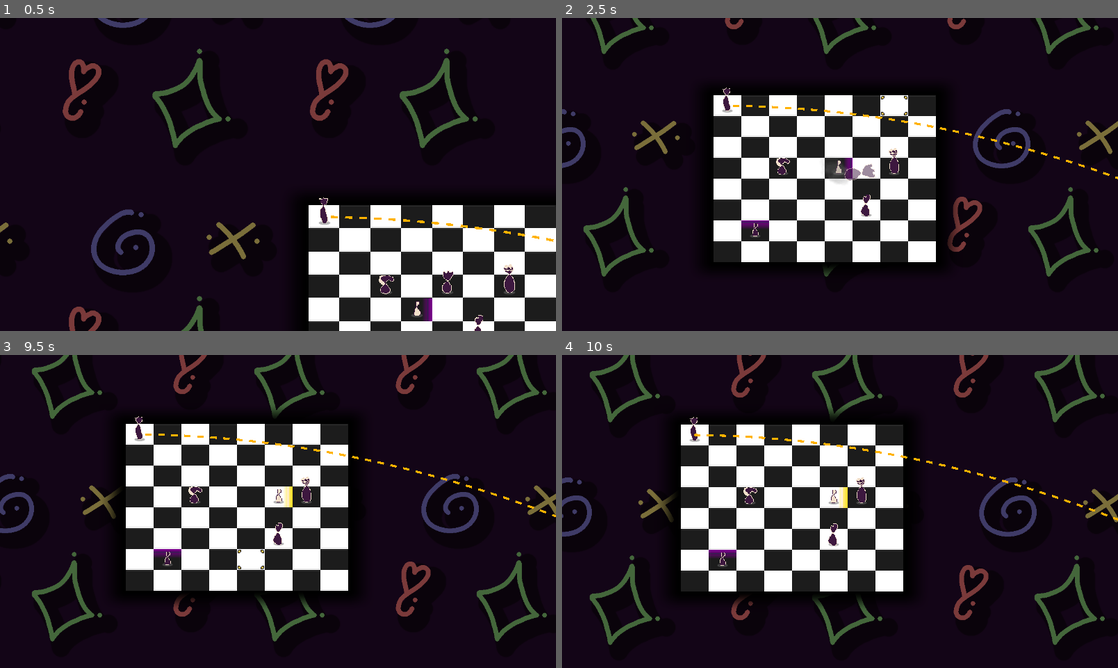
Above: before the commit, frames 1-4 (two rows, left to right).
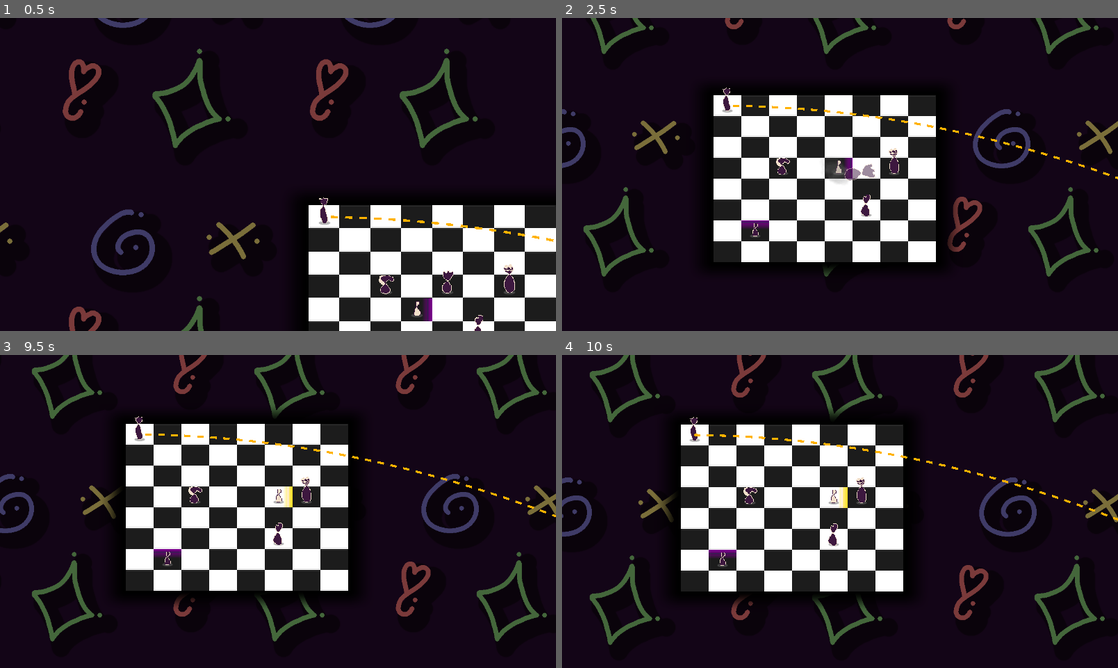
Above: after the commit, the same moments.

Repository: IAmNotIsaac/gwj-73
Game: Godot game, scene res://scenes/world.tscn
The game is run twice, just before and just after one commit, with the same random seed, the same clock (stepped at 60 frames per second) and the same inputs.
Inputs (mouse positions are in pixels of both pictures, inside the frame that each line leads up to):
- Up to frame 1 (0.5 s): no input
- Up to frame 2 (2.5 s): tap Enter (ui_accept) at 0.5, 0.77, 1.52 s; move the mouse to (873, 205) at 0.52 s; hold D (move_right) 0.53-1.28 s; click (873, 205) at 0.67 s; move the mouse to (728, 190) at 1.27 s; hold S (move_down) 1.28-2.03 s; click (728, 190) at 1.42 s; move the mouse to (895, 105) at 2.02 s; hold D (move_right) from 2.03 s (still down); click (895, 105) at 2.17 s
- Up to frame 3 (9.5 s): move the mouse to (250, 574) at 2.77 s; release D (move_right) at 2.78 s; hold W (move_up) 2.78-3.53 s; click (250, 574) at 2.92 s; tap Enter (ui_accept) at 3.02, 3.77, 4.52, 6.02, 6.77, 7.52, 9.02 s; move the mouse to (444, 558) at 3.52 s; hold A (move_left) 3.53-5.03 s; click (444, 558) at 3.67 s; move the mouse to (111, 464) at 4.27 s; click (111, 464) at 4.42 s; move the mouse to (305, 511) at 5.02 s; hold S (move_down) 5.03-5.78 s; click (305, 511) at 5.17 s; move the mouse to (194, 433) at 5.77 s; hold D (move_right) 5.78-6.53 s; click (194, 433) at 5.92 s; move the mouse to (400, 495) at 6.52 s; hold W (move_up) 6.53-7.28 s; click (400, 495) at 6.67 s; move the mouse to (166, 527) at 7.27 s; hold D (move_right) 7.28-8.03 s; click (166, 527) at 7.42 s; move the mouse to (333, 442) at 8.02 s; hold S (move_down) 8.03-8.78 s; click (333, 442) at 8.17 s; move the mouse to (250, 574) at 8.77 s; hold A (move_left) from 8.78 s (still down); click (250, 574) at 8.92 s
- Up to frame 4 (10 s): move the mouse to (1006, 558) at 9.52 s; release A (move_left) at 9.53 s; hold W (move_up) from 9.53 s (still down); click (1006, 558) at 9.67 s; tap Enter (ui_accept) at 9.77 s

Frame 1 is identical in both runs. In frame 2, less than 0.1% of the frame differs, in the area x 57-63%, y 24-32%; in frame 3, less than 0.1%; in frame 4, nothing differs.

Commit message:
move selection hint to player controller, hide it when it's not the player's turn, and make camera controller automatically handled by world

Diff:
--- a/scenes/world.gd
+++ b/scenes/world.gd
@@ -4,6 +4,7 @@
 
 var _boards: Array[Board] = []
 var _controllers: Array[Controller] = []
+var _camera_controller: CameraController
 
 
 func register_board(board: Board) -> void:
@@ -20,9 +21,19 @@
 	_controllers.push_back(controller)
 
 
+func register_camera_controller(controller: CameraController) -> void:
+	if _camera_controller != null:
+		printerr("Overwriting previously registered camera controller (%s)" % controller)
+	_camera_controller = controller
+
+
 func get_boards() -> Array[Board]:
 	return _boards
 
 
 func get_controllers() -> Array[Controller]:
 	return _controllers
+
+
+func get_camera_controller() -> CameraController:
+	return _camera_controller
--- a/scenes/world.tscn
+++ b/scenes/world.tscn
@@ -20,13 +20,11 @@
 script = ExtResource("4_hgjjn")
 camera = NodePath("../Camera2D")
 
-[node name="PlayerController" type="Node" parent="." node_paths=PackedStringArray("camera_controller")]
+[node name="PlayerController" type="Node" parent="."]
 script = ExtResource("4_p526j")
-camera_controller = NodePath("../CameraController")
 
-[node name="AIController" type="Node" parent="." node_paths=PackedStringArray("camera_controller")]
+[node name="AIController" type="Node" parent="."]
 script = ExtResource("5_pufvl")
-camera_controller = NodePath("../CameraController")
 
 [node name="Camera2D" type="Camera2D" parent="."]
 position_smoothing_enabled = true
--- a/src/ai_controller.gd
+++ b/src/ai_controller.gd
@@ -5,18 +5,18 @@
 const _TIME_COMPREHENSION := 1.0
 const _ZOOM := 0.9
 
-@export var camera_controller: CameraController
-
 var _world: World
+var _camera_controller: CameraController
 
 
 func _ready() -> void:
-	if camera_controller == null:
-		printerr("(%s) was not assigned a camera controller!" % self)
 
 	if get_parent() is World:
 		_world = get_parent()
+		_camera_controller = get_parent().get_camera_controller()
 
+	if _camera_controller == null:
+		printerr("(%s) was not assigned a camera controller!" % self)
 
 func _turn_begun() -> void:
 	for board in _world.get_boards():
@@ -32,8 +32,8 @@
 			continue
 
 		for my_piece: Piece in my_pieces:
-			camera_controller.follow(my_piece)
-			camera_controller.set_zoom(_ZOOM)
+			_camera_controller.follow(my_piece)
+			_camera_controller.set_zoom(_ZOOM)
 			await get_tree().create_timer(_TIME_COMPREHENSION).timeout
 
 			# If can strike, do so
@@ -70,8 +70,8 @@
 
 			await get_tree().create_timer(_TIME_COMPREHENSION).timeout
 
-	camera_controller.reset_zoom()
-	camera_controller.stop_follow()
+	_camera_controller.reset_zoom()
+	_camera_controller.stop_follow()
 	turn_passed.emit()
 
 
--- a/src/board.gd
+++ b/src/board.gd
@@ -3,6 +3,9 @@
 extends Node2D
 
 
+signal mouse_entered
+signal mouse_exited
+signal mouse_moved(grid_position: Vector2i)
 signal tile_clicked(button_index: MouseButton, grid_position: Vector2i)
 signal state_changed
 
@@ -14,7 +17,6 @@
 const _BOARD_SHADER := preload("res://shaders/repeat.gdshader")
 const _GRADIENT_SHADER := preload("res://shaders/rect_edge_distance_alpha_gradient.gdshader")
 const _PINCH_SHADER := preload("res://shaders/pinch.gdshader")
-const _SELECTION_HINT := preload("res://scenes/instantiables/selection_hint.tscn")
 const _TIME_COMPREHENSION := 1.0
 
 @export var size := Vector2i(8, 8):
@@ -29,7 +31,6 @@
 var _gradient := ColorRect.new()
 var _click_area := ClickArea.new()
 var _click_area_shape := CollisionShape2D.new()
-var _selection_hint := _SELECTION_HINT.instantiate()
 var _interfaces: Array[Node]
 var _team_count := { Piece.Team.WHITE: 0, Piece.Team.BLACK: 0 }
 
@@ -50,13 +51,11 @@
 	_gradient.show_behind_parent = true
 
 	_click_area.clicked.connect(_on_clicked)
-	_click_area.mouse_entered.connect(_selection_hint.show)
-	_click_area.mouse_exited.connect(_selection_hint.hide)
+	_click_area.mouse_entered.connect(mouse_entered.emit)
+	_click_area.mouse_exited.connect(mouse_exited.emit)
 	_click_area.mouse_moved.connect(_on_mouse_moved)
 
 	_click_area_shape.shape = RectangleShape2D.new()
-
-	_selection_hint.hide()
 
 	_update_size()
 
@@ -76,9 +75,6 @@
 
 	if _click_area_shape.get_parent() == null:
 		_click_area.add_child(_click_area_shape, false, Node.INTERNAL_MODE_BACK)
-
-	if _selection_hint.get_parent() == null:
-		add_child(_selection_hint, false, Node.INTERNAL_MODE_BACK)
 
 	if get_parent() is World:
 		get_parent().register_board(self)
@@ -112,7 +108,7 @@
 func _on_mouse_moved(mouse_position: Vector2) -> void:
 	var p := get_global_mouse_position() - position
 	var g := Vector2i(p / Vector2(TILE_WIDTH, TILE_HEIGHT))
-	_selection_hint.position = position + Vector2(g * Vector2i(TILE_WIDTH, TILE_HEIGHT))
+	mouse_moved.emit(g)
 
 
 func reload_board_state() -> void:
--- a/src/camera_controller.gd
+++ b/src/camera_controller.gd
@@ -11,6 +11,11 @@
 var _camera_zoom := 1.0
 var _camera_free := true
 var _follow_node: Node
+
+
+func _enter_tree() -> void:
+	if get_parent() is World:
+		get_parent().register_camera_controller(self)
 
 
 func _ready() -> void:
--- a/src/player_controller.gd
+++ b/src/player_controller.gd
@@ -6,37 +6,72 @@
 const _ICON_MOVE_INTERFACE := preload("res://assets/textures/icon_move_interface.svg")
 const _ICON_STRIKE_INTERFACE := preload("res://assets/textures/icon_strike_interface.svg")
 const _ICON_POSSESS := preload("res://assets/textures/icon_possess.svg")
+const _SELECTION_HINT := preload("res://scenes/instantiables/selection_hint.tscn")
 const _ZOOM_DEFAULT := 1.0
 const _ZOOM_SELECTED := 1.1
 const _TIME_COMPREHENSION := 1.0
-
-@export var camera_controller: CameraController
+const _REASON_HOVER_BOARD := 1
+const _REASON_MY_TURN := 1000
+
 @export var moves_per_turn := 1
 
+var _camera_controller: CameraController
 var _handled_pieces: Array[Piece] = []
 var _click_func = _handle_click_root
 var _remaining_moves := 0
+var _selection_hint := _SELECTION_HINT.instantiate()
+var _reason_show_selection_hint = -_REASON_MY_TURN:
+	set(v):
+		_reason_show_selection_hint = v
+		_selection_hint.visible = _reason_show_selection_hint > 0
+
+
+func _init() -> void:
+	_selection_hint.visible = _reason_show_selection_hint > 0
+
+
+func _enter_tree() -> void:
+	super()
+	add_child(_selection_hint, false, Node.INTERNAL_MODE_BACK)
 
 
 func _ready() -> void:
-	if camera_controller == null:
+	if get_parent() is World:
+		_camera_controller = get_parent().get_camera_controller()
+		for board in get_parent().get_boards():
+			board.mouse_entered.connect(_on_mouse_entered.bind(board))
+			board.mouse_exited.connect(_on_mouse_exited.bind(board))
+			board.mouse_moved.connect(_on_mouse_moved.bind(board))
+			board.tile_clicked.connect(_on_tile_clicked.bind(board))
+
+	if _camera_controller == null:
 		printerr("(%s) was not assigned a camera controller!" % self)
-
-	if get_parent() is World:
-		for board in get_parent().get_boards():
-			board.tile_clicked.connect(_on_tile_clicked.bind(board))
 
 
 func _turn_begun() -> void:
 	_remaining_moves = moves_per_turn
+	_reason_show_selection_hint += _REASON_MY_TURN
 
 
 func _turn_ended() -> void:
 	_remaining_moves = 0
+	_reason_show_selection_hint -= _REASON_MY_TURN
 
 
 func _get_team() -> Piece.Team:
 	return Piece.Team.BLACK
+
+
+func _on_mouse_entered(board: Board) -> void:
+	_reason_show_selection_hint += _REASON_HOVER_BOARD
+
+
+func _on_mouse_exited(board: Board) -> void:
+	_reason_show_selection_hint -= _REASON_HOVER_BOARD
+
+
+func _on_mouse_moved(grid_position: Vector2i, board: Board) -> void:
+	_selection_hint.position = board.position + Vector2(grid_position * Vector2i(Board.TILE_WIDTH, Board.TILE_HEIGHT))
 
 
 func _on_tile_clicked(button_index: MouseButton, grid_position: Vector2i, board: Board) -> void:
@@ -119,7 +154,7 @@
 	var minimum_zoom_factor := minf(minimum_zoom.x, minimum_zoom.y)
 
 	var center := (top_left + bot_right) * 0.5
-	camera_controller.settings(center, minf(minimum_zoom_factor, _ZOOM_SELECTED), false)
+	_camera_controller.settings(center, minf(minimum_zoom_factor, _ZOOM_SELECTED), false)
 
 
 func _handle_click_move(
@@ -142,7 +177,7 @@
 		selected_piece.move(movable_interfaces[0].to_grid_position, movable_interfaces[0].to_board)
 		_handled_pieces.push_back(selected_piece)
 		selected_piece.mark_immovable()
-		camera_controller.set_position(selected_piece.position)
+		_camera_controller.set_position(selected_piece.position)
 
 	elif not strikeable_interfaces.is_empty() and board == strikeable_interfaces[0].to_board and grid_position == strikeable_interfaces[0].to_grid_position:
 		_remaining_moves -= 1
@@ -150,14 +185,14 @@
 		selected_piece.move(strikeable_interfaces[0].to_grid_position, strikeable_interfaces[0].to_board)
 		_handled_pieces.push_back(selected_piece)
 		selected_piece.mark_immovable()
-		camera_controller.set_position(selected_piece.position)
+		_camera_controller.set_position(selected_piece.position)
 
 	elif grid_position in movable_positions:
 		_remaining_moves -= 1
 		selected_piece.move(grid_position)
 		_handled_pieces.push_back(selected_piece)
 		selected_piece.mark_immovable()
-		camera_controller.set_position(selected_piece.position)
+		_camera_controller.set_position(selected_piece.position)
 
 	elif grid_position in strikeable_positions:
 		_remaining_moves -= 1
@@ -165,14 +200,14 @@
 		selected_piece.move(grid_position)
 		_handled_pieces.push_back(selected_piece)
 		selected_piece.mark_immovable()
-		camera_controller.set_position(selected_piece.position)
+		_camera_controller.set_position(selected_piece.position)
 
 	for icon in icons:
 		icon.queue_free()
 	selected_piece.mark_unselected()
 	_click_func = _handle_click_root
-	camera_controller.reset_zoom()
-	camera_controller.set_free(true)
+	_camera_controller.reset_zoom()
+	_camera_controller.set_free(true)
 
 	if _remaining_moves <= 0:
 		for piece in _handled_pieces:
